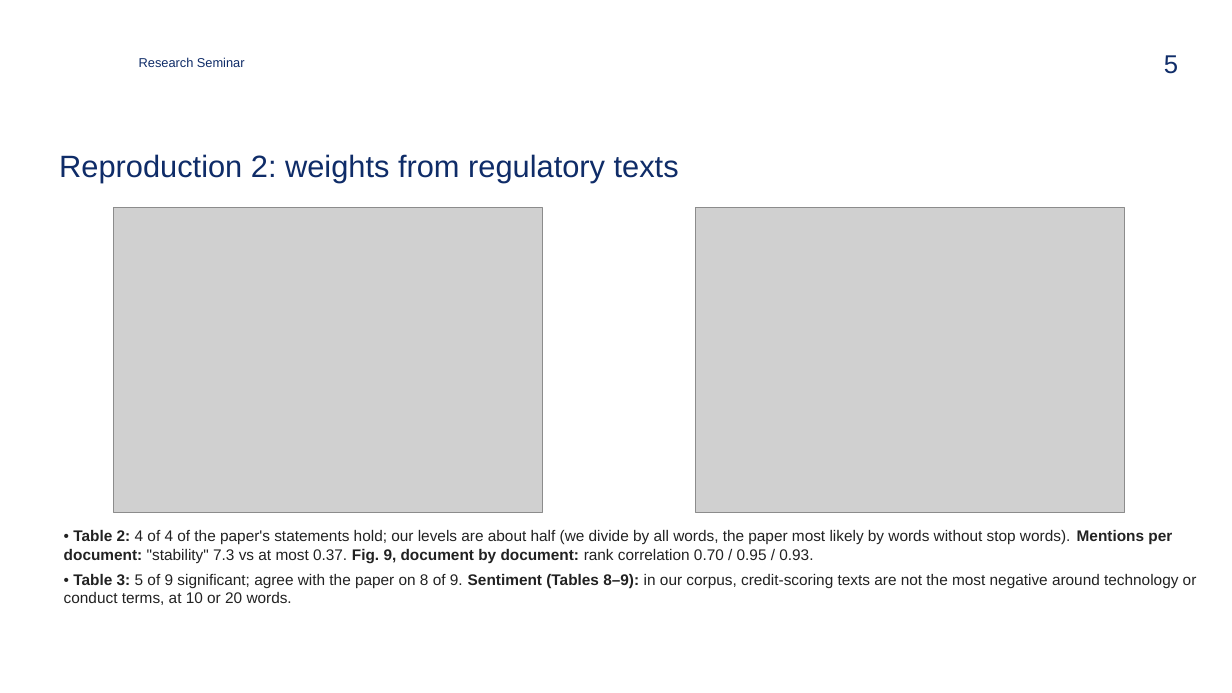
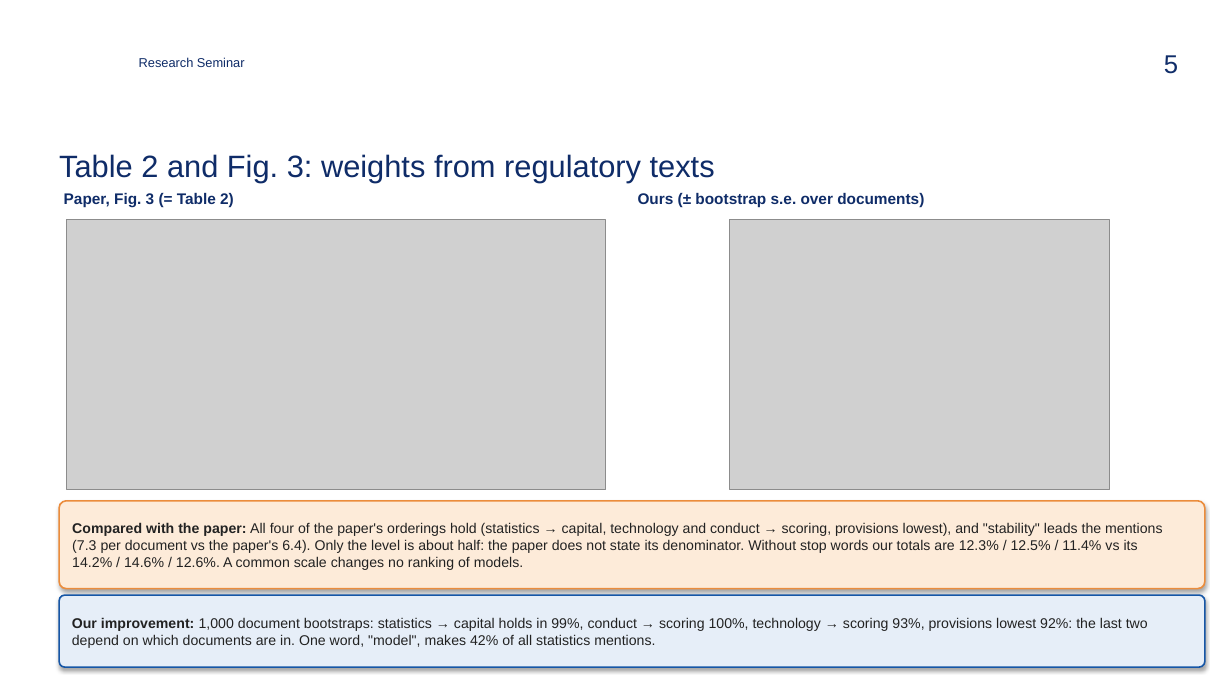
Before and after one commit to zavaz5/ml-model-risk, a slide deck: slide 5 of docs/presentation.pptx. Drawn at 1232x693 pixels with LibreOffice and Linux fonts; fonts in the diff are those of the drawing; grey boxes stand for pictures; background and template pictures are left out. Boxes give left, top, right and bottom in pixels: in the first picture for what was removed or moved away, otherwise in the second. Text is boxed around its words. In the diff, an @@ line names an element or a change of style, - is before the commit and + after.

Commit message:
Rebuild the main slides around the paper's results: one result per slide, paper next to ours
Each of eleven result slides shows the paper's version (cropped from its PDF
or its table) and ours, a green box when they agree or an orange box saying
why they differ, and a blue box with our improvement of that result. Extra
checks beyond the paper's results (appendix factors, the log-input logit,
the three-dataset benchmark, the Monte Carlo chart) move to the backups.
The 15-minute limit is set aside at the team's request (about 17.5 minutes).

```diff
--- a/docs/presentation.pptx
+++ b/docs/presentation.pptx
@@ title at (x1=59, y1=154, x2=715, y2=182): text changed @@
-Reproduction 2: weights from regulatory texts
+Table 2 and Fig. 3: weights from regulatory texts
@@ text added at (x1=64, y1=193, x2=234, y2=208), 12 pt, text #0F2C68, bold @@
+Paper, Fig. 3 (= Table 2)
@@ text added at (x1=638, y1=193, x2=924, y2=208), 12 pt, text #0F2C68, bold @@
+Ours (± bootstrap s.e. over documents)
@@ picture resized from (x1=114, y1=208, x2=543, y2=513) to (x1=67, y1=220, x2=605, y2=490) @@
@@ picture resized from (x1=696, y1=208, x2=1125, y2=513) to (x1=730, y1=220, x2=1110, y2=490) @@
@@ rounded rectangle added at (x1=59, y1=501, x2=1205, y2=589), fill #FDEBD9, outline #EB8C3C 1.25 pt, 11 pt, text #222222 @@
+Compared with the paper: All four of the paper's orderings hold (statistics → capital, technology and conduct → scoring, provisions lowest), and "stability" leads the mentions (7.3 per document vs the paper's 6.4). Only the level is about half: the paper does not state its denominator. Without stop words our totals are 12.3% / 12.5% / 11.4% vs its 14.2% / 14.6% / 12.6%. A common scale changes no ranking of models.
@@ text removed at (x1=64, y1=530, x2=1197, y2=605) @@
-• Table 2: 4 of 4 of the paper's statements hold; our levels are about half (we divide by all words, the paper most likely by words without stop words). Mentions per document: "stability" 7.3 vs at most 0.37. Fig. 9, document by document: rank correlation 0.70 / 0.95 / 0.93.
-• Table 3: 5 of 9 significant; agree with the paper on 8 of 9. Sentiment (Tables 8–9): in our corpus, credit-scoring texts are not the most negative around technology or conduct terms, at 10 or 20 words.
@@ rounded rectangle added at (x1=59, y1=595, x2=1205, y2=667), fill #E6EEF8, outline #1656A6 1.25 pt, 11 pt, text #222222 @@
+Our improvement: 1,000 document bootstraps: statistics → capital holds in 99%, conduct → scoring 100%, technology → scoring 93%, provisions lowest 92%: the last two depend on which documents are in. One word, "model", makes 42% of all statistics mentions.
```
Also in this commit, not shown: 8 other slides changed, 6 slides added, 2 slides removed, 5 other files.
